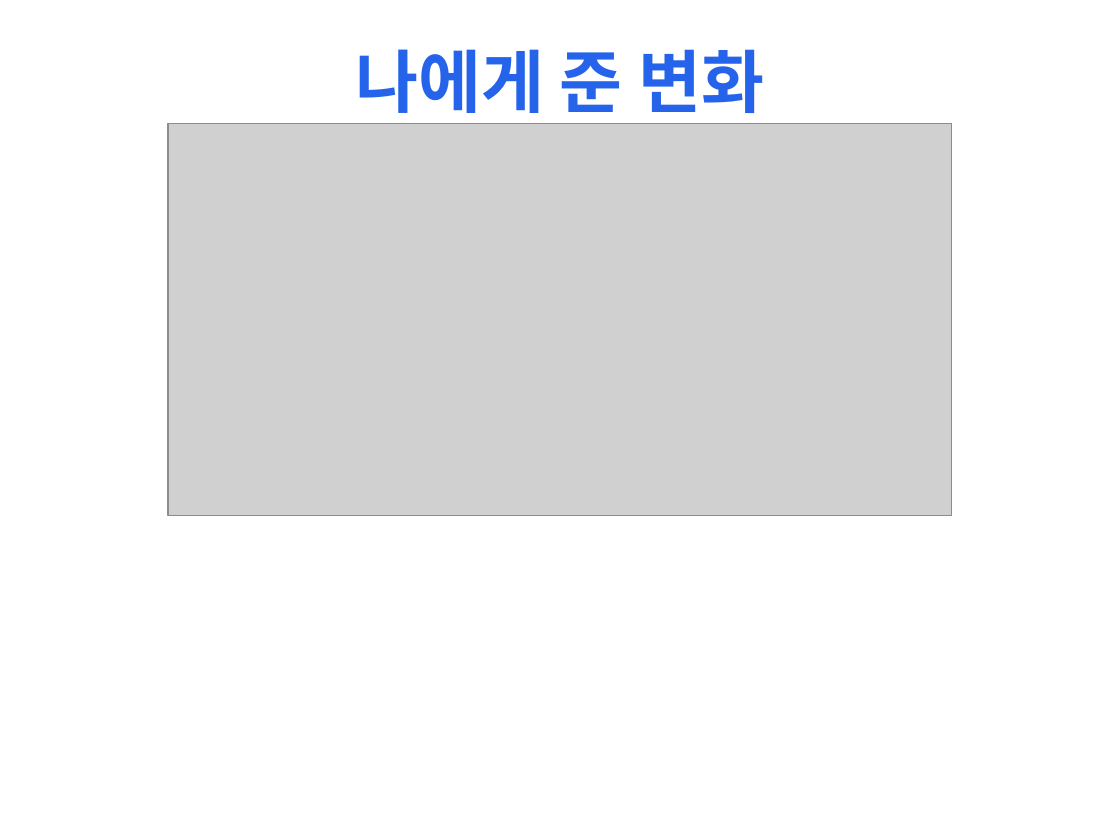
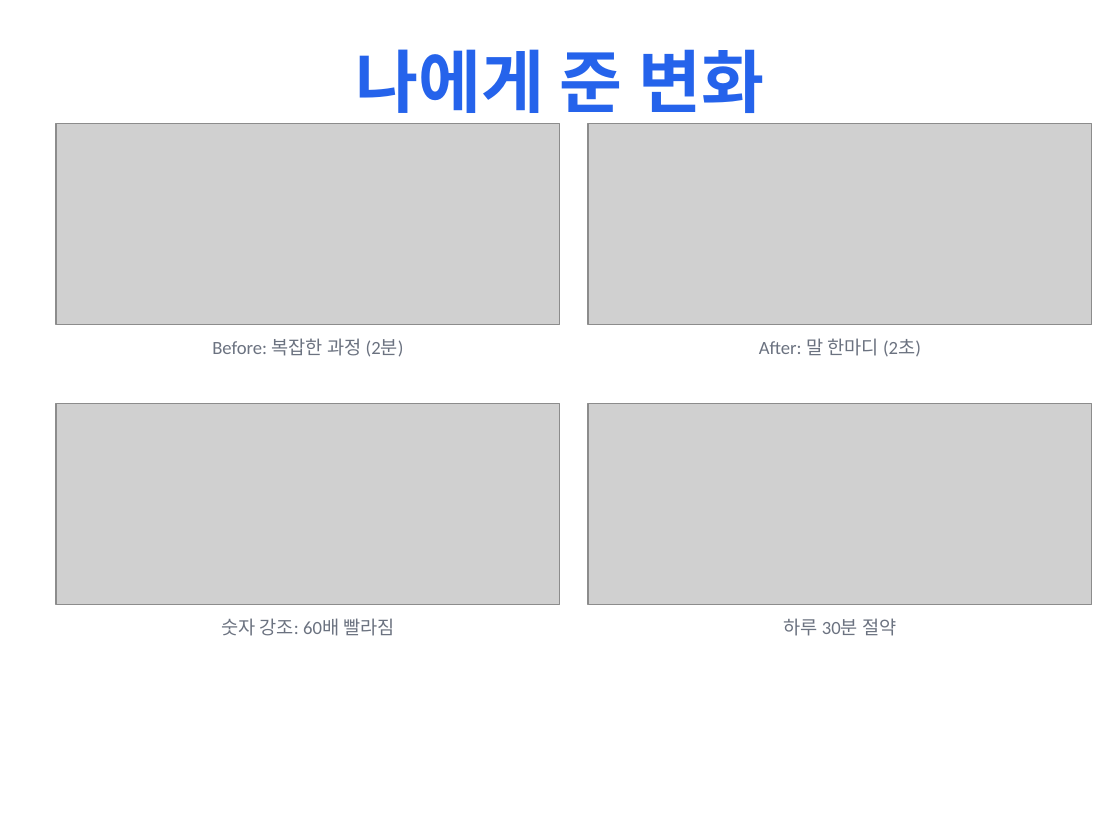
Before and after one commit to twoLoop-40/SoundToAct, a slide deck: slide 7 of presentations/output/SoundToAct_Presentation_WithImages.pptx. Drawn at 1120x840 pixels with LibreOffice and Linux fonts; fonts in the diff are those of the drawing; grey boxes stand for pictures. Boxes give left, top, right and bottom in pixels: in the first picture for what was removed or moved away, otherwise in the second. Text is boxed around its words. In the diff, an @@ line names an element or a change of style, - is before the commit and + after.

```diff
--- a/presentations/output/SoundToAct_Presentation_WithImages.pptx
+++ b/presentations/output/SoundToAct_Presentation_WithImages.pptx
@@ picture: place and size @@
-picture at [168, 123, 952, 515]
+picture at [56, 123, 560, 325]
@@ picture added at [588, 123, 1092, 325] @@
@@ text added at [212, 338, 404, 357], 12 pt, text #6B7280 @@
+Before: 복잡한 과정 (2분)
@@ text added at [759, 338, 921, 356], 12 pt, text #6B7280 @@
+After: 말 한마디 (2초)
@@ picture added at [56, 403, 560, 605] @@
@@ picture added at [588, 403, 1092, 605] @@
@@ text added at [221, 618, 394, 636], 12 pt, text #6B7280 @@
+숫자 강조: 60배 빨라짐
@@ text added at [783, 618, 896, 636], 12 pt, text #6B7280 @@
+하루 30분 절약
```
Also in this commit, not shown: 9 other slides changed, 2 other files.
